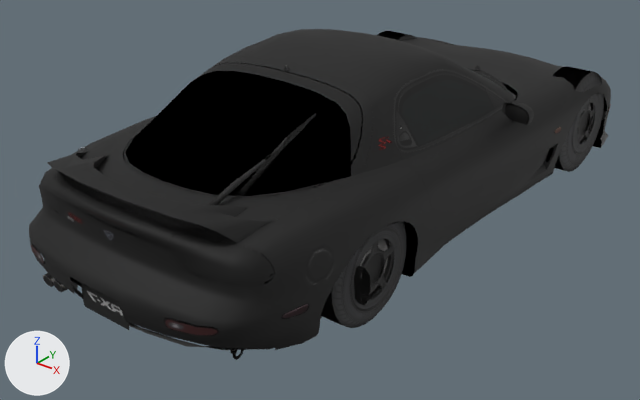
The glTF model dealership/public/gran-turismo-4/previews/mazd0077.glb as it was, and as the next commit left it.
Both versions are drawn from a camera (50 mm lens) standing at (2.96, -4.29, 2.49) and looking at (-0.12, -0.43, 0.1). Lighting does not change. The marker at lower left points along +X, +Y and +Z. The picture after the commit comes second. Vertices at exactly the same position are counted once.

The first picture shows 'body', 'tire_front_left', 'tire_front_right', 'tire_rear_left', 'tire_rear_right', 'wheel_front_left' and 1 more.
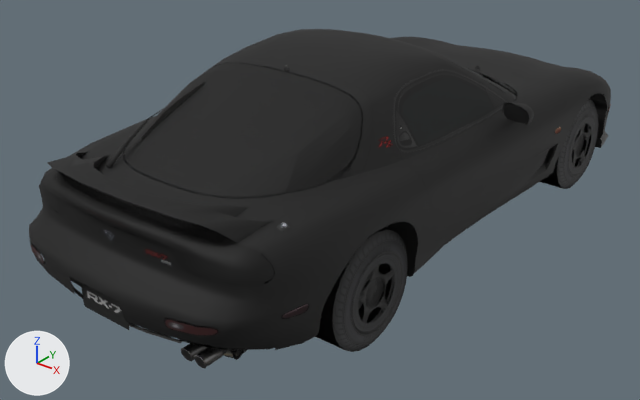
Location of each change, (x1, y1, x2, y2) in pixels of the pictures (640 x 400 px; the box of a moved part takes in the faces that stretch with it):
'body', reshaped
    before: (29, 29, 611, 360)
    after: (29, 29, 611, 369)
'tire_rear_right', reshaped, moved, rescaled (mostly hidden before)
    before: (377, 31, 417, 41)
    after: (315, 228, 408, 352)
'tire_front_right', moved (mostly hidden before)
    before: (123, 136, 135, 155)
    after: (540, 99, 598, 189)
part 1 of me_body, moved or reshaped
    both: (30, 35, 608, 350)
part 2 of me_body, moved or reshaped
    before: (241, 63, 373, 188)
    after: (242, 63, 505, 195)
part 3 of me_body, moved or reshaped (not visible afterwards)
    before: (360, 239, 391, 298)
part 4 of me_body, moved or reshaped (not visible afterwards)
    before: (577, 103, 593, 144)
part 5 of me_body, moved or reshaped (not visible afterwards)
    before: (354, 266, 371, 305)
part 6 of me_body, moved or reshaped (not visible afterwards)
    before: (471, 70, 507, 90)
part 7 of me_body, moved or reshaped (not visible before)
    after: (487, 75, 517, 95)
part 8 of me_body, moved or reshaped
    before: (29, 65, 611, 360)
    after: (29, 65, 611, 369)
part 9 of me_tire_rear, moved or reshaped
    before: (377, 31, 604, 172)
    after: (315, 228, 408, 352)

The change, as a list of edits to the scene's bpy script:
```text
Change me_body:
    used by ob_body; location = (0.0, 0.0, 0.0)
    remove me_body.from_pydata(...)  # 2676 vertices, 4042 faces; spans x -0.98..0.98, y -2.24..2.05, z 0.04..1.09
    add me_body.from_pydata(...)  # 2676 vertices, 4042 faces; spans x -0.98..0.98, y -2.24..2.05, z 0.02..1.09
    me_body part 1: the loose piece of 1033 vertices spanning x -0.88..0.88, y -2.24..2.03, z 0.04..1.09 is mirrored in x about its middle
    me_body part 2: the loose piece of 74 vertices spanning x -0.74..0.74, y -1.79..0.5, z 0.65..1.08 is mirrored in x about its middle
    me_body part 3: the loose piece of 48 vertices spanning x 0.81..0.83, y -1.37..-1.05, z 0.15..0.47 is mirrored in x about its middle, then moved by (-0.17, 2.42, -0.13)
    me_body part 4: the loose piece of 48 vertices spanning x 0.82..0.84, y 1.06..1.37, z 0.19..0.5 is mirrored in x about its middle, then moved by (-0.17, -2.42, -0.16)
    me_body part 5: the loose piece of 49 vertices spanning x 0.78..0.88, y -1.39..-1.3, z 0.19..0.4 is mirrored in x about its middle, then moved by (-0.19, 2.42, -0.13)
    me_body part 6: the loose piece of 17 vertices spanning x 0.19..0.63, y 0.43..0.67, z 0.71..0.77 is mirrored in x about the mesh origin
    me_body part 7: the loose piece of 18 vertices spanning x -0.66..-0.18, y 0.55..0.67, z 0.67..0.75 is mirrored in x about the mesh origin
    me_body part 8: 862 of 2676 vertices moved; they spanned x -0.98..0.98, y -2.2..2.05, z 0.05..1.09 and now span x -0.98..0.98, y -2.2..2.05, z 0.05..1.09; mean shift (0.03, -0.73, -0.05); largest move (-0.85, 1.03, 0.35) -> (-0.64, -1.4, 0.18)
    other edits to the shape of me_body do not show in these pictures
Change me_tire_rear:
    used by ob_tire_rear_left; location = (0.745, 1.212, 0.345)
    remove me_tire_rear.from_pydata(...)  # 120 vertices, 208 faces; spans x -0.112..0.112, y -0.345..0.345, z -0.343..0.343
    add me_tire_rear.from_pydata(...)  # 120 vertices, 208 faces; spans x -0.112..0.112, y -0.316..0.316, z -0.314..0.314
    me_tire_rear part 9: 120 of 120 vertices moved; they spanned x -0.112..0.112, y -0.345..0.345, z -0.343..0.343 and now span x -0.112..0.112, y -0.316..0.316, z -0.314..0.314; mean shift (0.0, 0.0, 0.0)
Change ob_tire_front_right:
    ob_tire_front_right.location: (-0.735, -1.212, 0.31) -> (0.735, 1.212, 0.181)
Change ob_tire_rear_right:
    ob_tire_rear_right.scale: (-1.0, 1.0, 1.0) -> (1.0, 1.0, 1.0)
    ob_tire_rear_right.location: (-0.745, 1.212, 0.345) -> (0.745, -1.212, 0.181)
```
